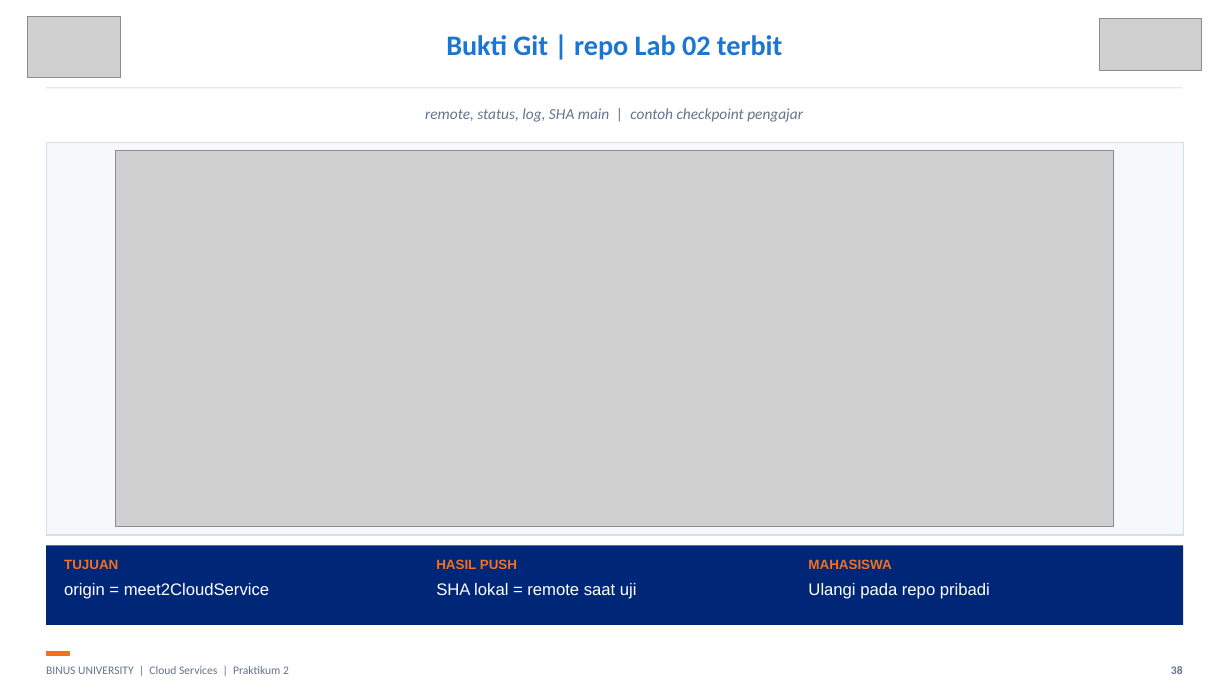
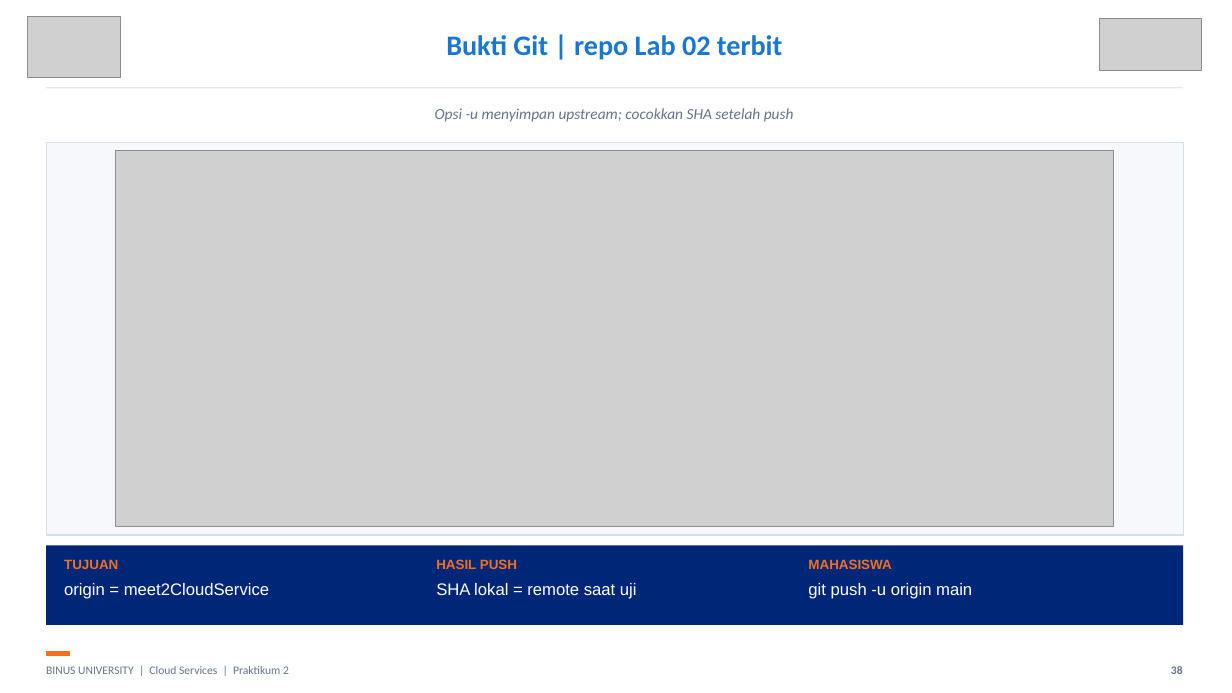
Before and after one commit to SeedFlora/meet2CloudService, a slide deck: slide 38 of slides/LAB02_Linux_Hands_On_Final.pptx. Drawn at 1232x693 pixels with LibreOffice and Linux fonts; fonts in the diff are those of the drawing; grey boxes stand for pictures. Boxes give left, top, right and bottom in pixels: in the first picture for what was removed or moved away, otherwise in the second. Text is boxed around its words. In the diff, an @@ line names an element or a change of style, - is before the commit and + after.

Commit message:
Clarify Git push command on Lab 02 evidence slide

```diff
--- a/slides/LAB02_Linux_Hands_On_Final.pptx
+++ b/slides/LAB02_Linux_Hands_On_Final.pptx
@@ text at (435,108,794,122): text changed @@
-remote, status, log, SHA main | contoh checkpoint pengajar
+Opsi -u menyimpan upstream; cocokkan SHA setelah push
@@ text at (808,583,972,599): text changed @@
-Ulangi pada repo pribadi
+git push -u origin main
```
